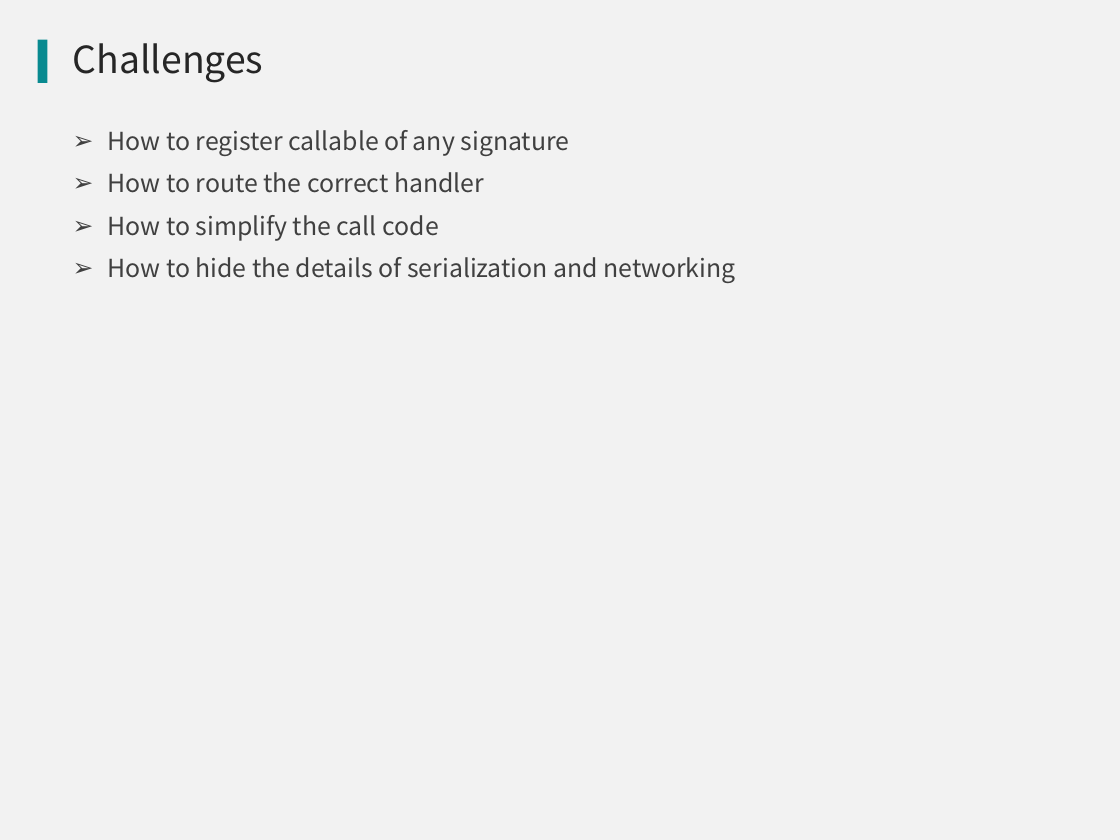
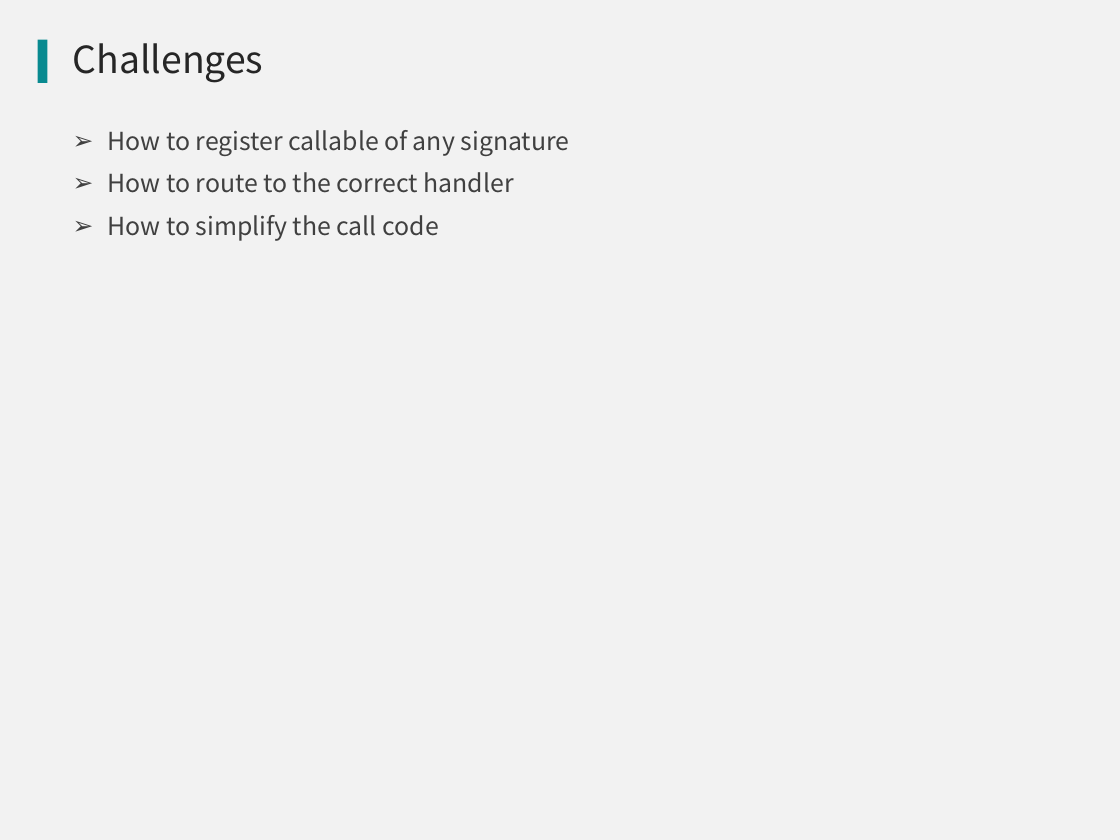
Before and after one commit to qicosmos/cppnow2017-ppt, a slide deck: slide 10 of An easy to use RPC framework implemented by c++11 and c++14.pptx. Drawn at 1120x840 pixels with LibreOffice and Linux fonts; fonts in the diff are those of the drawing; background and template pictures are left out. Boxes give left, top, right and bottom in pixels: in the first picture for what was removed or moved away, otherwise in the second. Text is boxed around its words. In the diff, an @@ line names an element or a change of style, - is before the commit and + after.

```diff
--- a/An easy to use RPC framework implemented by c++11 and c++14.pptx
+++ b/An easy to use RPC framework implemented by c++11 and c++14.pptx
@@ text at [108,172,514,193]: text changed @@
-➢ How to route the correct handler
+➢ How to route to the correct handler
@@ text at [108,257,735,283]: paragraph removed @@
-➢ How to hide the details of serialization and networking
```
Also in this commit, not shown: 10 other slides changed, 1 slide added, 1 slide removed.
